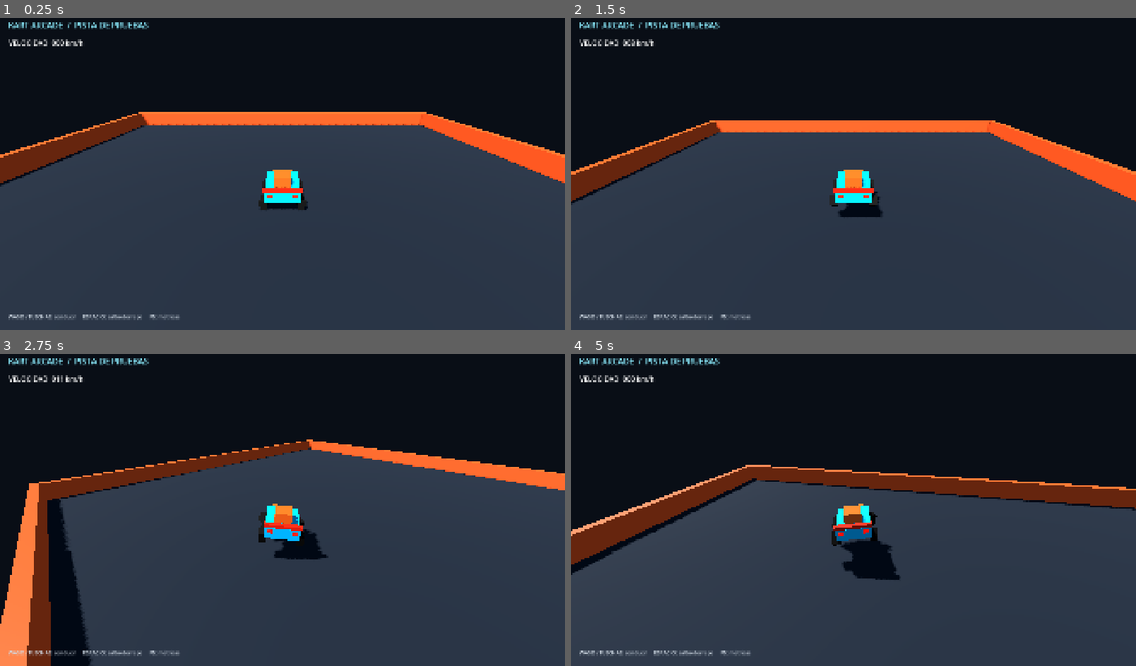
Above: before the commit, frames 1-4 (two rows, left to right).
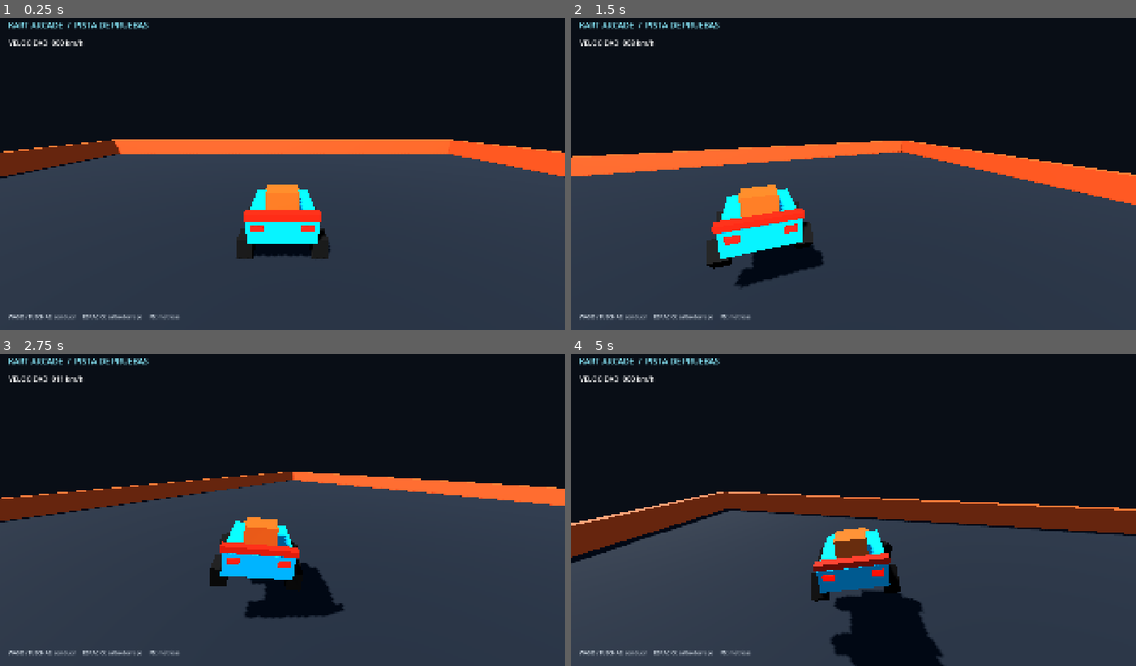
Above: after the commit, the same moments.

Repository: GammaYoshimura/kart
Game: Godot game, scene res://scenes/gameplay/playground.tscn
The game is run twice, just before and just after one commit, with the same random seed, the same clock (stepped at 60 frames per second) and the same inputs.
Inputs:
- Up to frame 1 (0.25 s): no input
- Up to frame 2 (1.5 s): hold D (steer_right) 0.53-1.28 s; hold Q (aim_backward) 0.53-1.28 s; tap Space (drift_hop) at 0.77 s; hold S (brake_reverse) from 1.28 s (still down); tap Page Down (toggle_perf_overlay) at 1.35 s
- Up to frame 3 (2.75 s): tap Space (drift_hop) at 1.52 s; release S (brake_reverse) at 2.03 s; hold D (steer_right) from 2.03 s (still down); hold E (use_item) from 2.03 s (still down)
- Up to frame 4 (5 s): release D (steer_right) at 2.78 s; release E (use_item) at 2.78 s; hold W (accelerate) 2.78-3.53 s; tap Q (aim_backward) at 2.85 s; tap Space (drift_hop) at 3.02, 3.77, 4.52 s; hold A (steer_left) from 3.53 s (still down); tap Page Down (toggle_perf_overlay) at 3.6 s; tap E (use_item) at 4.35 s

The runs differ from the first frame. In frame 1, 13% of the frame differs, in the area x 0-100%, y 30-78%; in frame 2, 17%; in frame 3, 23%, in the area x 0-100%, y 27-100%; in frame 4, 19%.

Commit message:
feat: add kart follow camera system

Diff:
--- /dev/null
+++ b/resources/tracks/camera_default.tres
@@ -0,0 +1,6 @@
+[gd_resource type="Resource" load_steps=2 format=3]
+
+[ext_resource type="Script" path="res://src/presentation/camera/camera_profile_resource.gd" id="1"]
+
+[resource]
+script = ExtResource("1")
--- a/scenes/gameplay/playground.tscn
+++ b/scenes/gameplay/playground.tscn
@@ -1,9 +1,11 @@
-[gd_scene load_steps=23 format=3]
+[gd_scene load_steps=25 format=3]
 
 [ext_resource type="Script" path="res://scenes/gameplay/playground.gd" id="1_game"]
 [ext_resource type="Script" path="res://src/simulation/kart/kart_sim_body.gd" id="2_kart"]
 [ext_resource type="Resource" path="res://resources/karts/stats_balanced.tres" id="3_stats"]
 [ext_resource type="Script" path="res://src/presentation/kart/kart_visual_node.gd" id="4_visual"]
+[ext_resource type="Script" path="res://src/presentation/camera/kart_camera_3d.gd" id="5_camera"]
+[ext_resource type="Resource" path="res://resources/tracks/camera_default.tres" id="6_camera_profile"]
 
 [sub_resource type="StandardMaterial3D" id="Mat_Track"]
 albedo_color = Color(0.095, 0.12, 0.15, 1)
@@ -176,11 +178,10 @@
 mesh = SubResource("Mesh_TailLight")
 surface_material_override/0 = SubResource("Mat_Tail")
 
-[node name="Camera3D" type="Camera3D" parent="KartVisual"]
-position = Vector3(0, 4.6, 8.5)
-rotation_degrees = Vector3(-25, 0, 0)
-current = true
-fov = 72.0
+[node name="KartCamera" type="Node3D" parent="."]
+script = ExtResource("5_camera")
+target_path = NodePath("../Kart")
+camera_profile = ExtResource("6_camera_profile")
 
 [node name="BoundaryNorth" type="StaticBody3D" parent="."]
 position = Vector3(0, 0.6, -14.75)
--- /dev/null
+++ b/src/presentation/camera/camera_profile_resource.gd
@@ -0,0 +1,12 @@
+class_name CameraProfileResource
+extends Resource
+
+@export var distance_behind: float = 5.2
+@export var height_above: float = 2.1
+@export var look_at_height_offset: float = 0.85
+@export var position_stiffness_xz: float = 16.0
+@export var position_stiffness_y: float = 9.0
+@export var rotation_stiffness: float = 11.0
+@export var base_fov: float = 70.0
+@export var max_speed_fov: float = 82.0
+@export var boost_fov: float = 92.0
--- /dev/null
+++ b/src/presentation/camera/kart_camera_3d.gd
@@ -0,0 +1,136 @@
+class_name KartCamera3D
+extends Node3D
+
+@export var target_path: NodePath = NodePath("../Kart")
+@export var camera_profile: Resource
+
+var _target: KartSimBody
+var _camera: Camera3D
+var _shape_cast: ShapeCast3D
+var _noise: FastNoiseLite = FastNoiseLite.new()
+var _follow_position: Vector3 = Vector3.ZERO
+var _trauma: float = 0.0
+var _noise_time: float = 0.0
+var _last_boost_ticks: int = 0
+var _boost_punch_remaining: float = 0.0
+
+
+func _ready() -> void:
+	_target = get_node_or_null(target_path) as KartSimBody
+	if camera_profile == null:
+		camera_profile = load("res://resources/tracks/camera_default.tres") as Resource
+	if _target == null:
+		push_error("KartCamera3D requires a KartSimBody target.")
+		set_process(false)
+		return
+	_camera = Camera3D.new()
+	_camera.name = "Camera3D"
+	_camera.fov = _profile_float(&"base_fov", 70.0)
+	_camera.current = true
+	add_child(_camera)
+	_shape_cast = ShapeCast3D.new()
+	_shape_cast.name = "CameraCollisionCast"
+	var sphere: SphereShape3D = SphereShape3D.new()
+	sphere.radius = 0.25
+	_shape_cast.shape = sphere
+	_shape_cast.collision_mask = (1 << 0) | (1 << 1)
+	_shape_cast.enabled = true
+	add_child(_shape_cast)
+	_follow_position = _target.state.position
+	global_position = _follow_position
+	_last_boost_ticks = _target.state.boost_ticks_left
+	_noise.seed = 473829
+	_noise.frequency = 2.2
+	var wall_connection_error: int = EventBus.kart_wall_collision.connect(_on_wall_collision)
+	var landing_connection_error: int = EventBus.kart_landed.connect(_on_kart_landed)
+	if wall_connection_error != OK or landing_connection_error != OK:
+		push_error("KartCamera3D could not connect impact signals.")
+
+
+func _process(delta: float) -> void:
+	if _target == null:
+		return
+	var state: KartSimState = _target.state
+	var xz_weight: float = 1.0 - exp(-_profile_float(&"position_stiffness_xz", 16.0) * delta)
+	var y_weight: float = 1.0 - exp(-_profile_float(&"position_stiffness_y", 9.0) * delta)
+	_follow_position.x = lerpf(_follow_position.x, state.position.x, xz_weight)
+	_follow_position.z = lerpf(_follow_position.z, state.position.z, xz_weight)
+	_follow_position.y = lerpf(_follow_position.y, state.position.y, y_weight)
+	global_position = _follow_position
+	var looking_back: bool = _target.last_command_frame.is_button_pressed(InputCommandFrame.BIT_LOOK_BACK)
+	var camera_distance: float = _profile_float(&"distance_behind", 5.2)
+	if state.boost_ticks_left > 0 and _last_boost_ticks == 0:
+		_boost_punch_remaining = 0.18
+	_last_boost_ticks = state.boost_ticks_left
+	_boost_punch_remaining = maxf(_boost_punch_remaining - delta, 0.0)
+	if _boost_punch_remaining > 0.0:
+		camera_distance -= 0.4
+	var desired_offset: Vector3
+	if looking_back:
+		desired_offset = state.forward_dir * 5.0 + Vector3.UP * _profile_float(&"height_above", 2.1)
+	else:
+		desired_offset = -state.forward_dir * camera_distance + Vector3.UP * _profile_float(&"height_above", 2.1)
+	_shape_cast.target_position = desired_offset
+	_shape_cast.force_shapecast_update()
+	var safe_offset: Vector3 = desired_offset
+	if _shape_cast.is_colliding():
+		var safe_fraction: float = maxf(_shape_cast.get_closest_collision_safe_fraction() - 0.04, 0.08)
+		safe_offset *= safe_fraction
+	_camera.position = safe_offset
+	var look_target: Vector3 = _follow_position + Vector3.UP * _profile_float(&"look_at_height_offset", 0.85)
+	if not looking_back and state.drift_state == 2:
+		look_target += state.right_dir * float(state.drift_dir) * 0.85
+	var previous_camera_rotation: Quaternion = _camera.global_basis.get_rotation_quaternion()
+	_camera.look_at(look_target)
+	var desired_camera_rotation: Quaternion = _camera.global_basis.get_rotation_quaternion()
+	var rotation_weight: float = 1.0 - exp(-_profile_float(&"rotation_stiffness", 11.0) * delta)
+	_camera.global_basis = Basis(previous_camera_rotation.slerp(desired_camera_rotation, rotation_weight))
+	_update_fov(delta)
+	_update_trauma(delta)
+
+
+func add_camera_trauma(amount: float) -> void:
+	_trauma = clampf(_trauma + amount, 0.0, 1.0)
+
+
+func _on_wall_collision(racer: int, impact_strength: float, _contact_point: Vector3) -> void:
+	if racer == _target.racer_id:
+		add_camera_trauma(impact_strength * 0.55)
+
+
+func _on_kart_landed(racer: int, impact_speed: float) -> void:
+	if racer == _target.racer_id and impact_speed > 2.0:
+		add_camera_trauma(impact_speed * 0.025)
+
+
+func _update_fov(delta: float) -> void:
+	var state: KartSimState = _target.state
+	var speed_ratio: float = clampf(absf(state.forward_speed) / maxf(_target.stats.max_speed_forward, 0.01), 0.0, 1.0)
+	var target_fov: float = lerpf(
+		_profile_float(&"base_fov", 70.0),
+		_profile_float(&"max_speed_fov", 82.0),
+		speed_ratio
+	)
+	if state.boost_ticks_left > 0:
+		target_fov = _profile_float(&"boost_fov", 92.0)
+	_camera.fov = lerpf(_camera.fov, target_fov, 1.0 - exp(-_profile_float(&"rotation_stiffness", 11.0) * delta))
+
+
+func _update_trauma(delta: float) -> void:
+	_trauma = maxf(_trauma - delta * 0.8, 0.0)
+	_noise_time += delta
+	var shake: float = _trauma * _trauma * 0.045
+	_camera.rotation += Vector3(
+		_noise.get_noise_1d(_noise_time) * shake,
+		_noise.get_noise_1d(_noise_time + 37.0) * shake,
+		_noise.get_noise_1d(_noise_time + 91.0) * shake
+	)
+
+
+func _profile_float(property_name: StringName, fallback: float) -> float:
+	if camera_profile == null:
+		return fallback
+	var value: Variant = camera_profile.get(property_name)
+	if typeof(value) == TYPE_FLOAT or typeof(value) == TYPE_INT:
+		return float(value)
+	return fallback
--- a/src/simulation/kart/kart_sim_body.gd
+++ b/src/simulation/kart/kart_sim_body.gd
@@ -11,6 +11,7 @@
 @export var surface_cancels_drift_without_boost: bool = false
 
 var state: KartSimState = KartSimState.new()
+var last_command_frame: InputCommandFrame = InputCommandFrame.new()
 var input_source: KartInputSource
 var simulation_tick: int = 0
 var _ground_raycasts: Array[RayCast3D] = []
@@ -44,6 +45,9 @@
 func simulate_tick(command: InputCommandFrame, delta: float) -> void:
 	if stats == null or delta <= 0.0:
 		return
+	last_command_frame = InputCommandFrame.new(
+		command.tick, command.steer_axis, command.throttle_axis, command.brake_axis, command.buttons_bitmask
+	)
 	state.just_landed_this_tick = false
 	var drift_hop_pressed: bool = command.is_button_pressed(InputCommandFrame.BIT_DRIFT_HOP)
 	if drift_hop_pressed and not state.last_drift_hop_pressed:
Not shown, changed: docs/ROADMAP_PROGRESS.md
